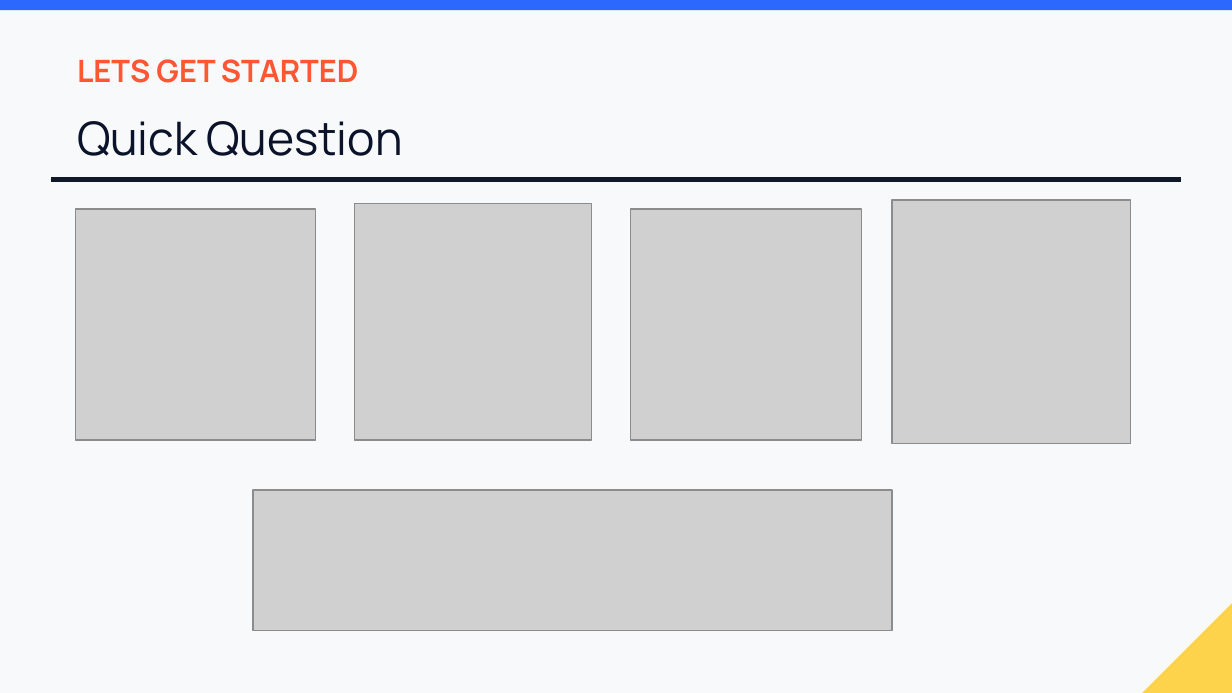
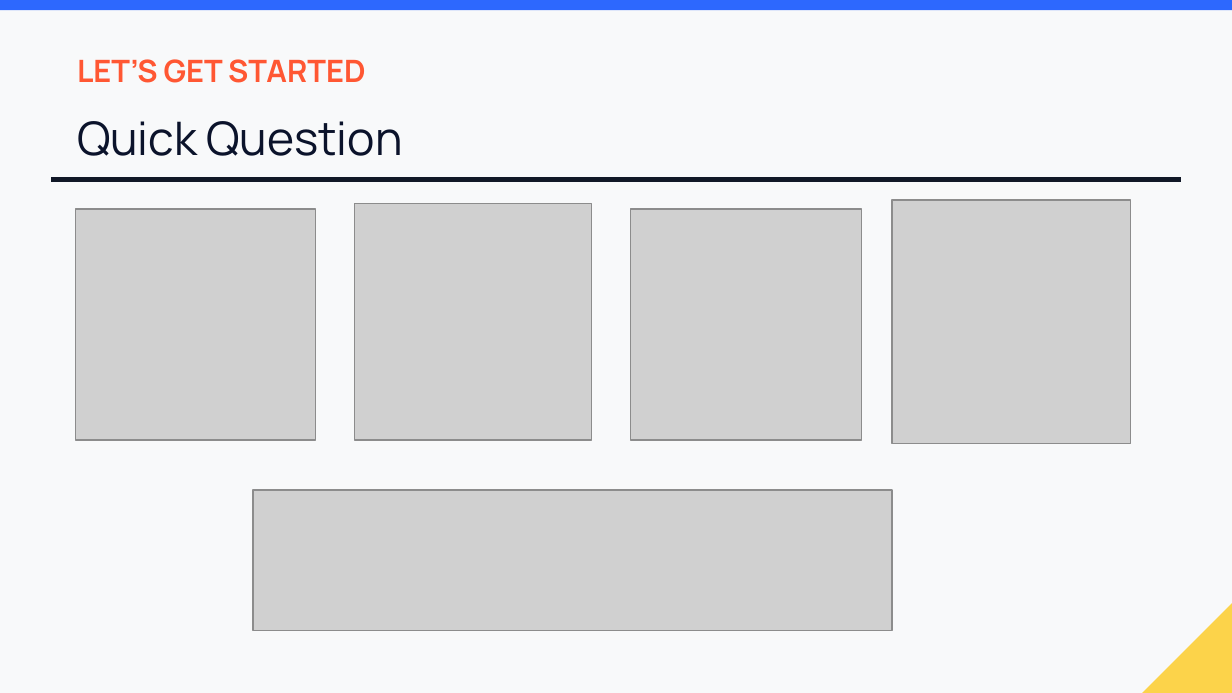
Before and after one commit to brinda-25/workshop, a slide deck: slide 3 of Day1/Campus_to_Company.pptx. Drawn at 1232x693 pixels with LibreOffice and Linux fonts; fonts in the diff are those of the drawing; grey boxes stand for pictures; background and template pictures are left out. Boxes give left, top, right and bottom in pixels: in the first picture for what was removed or moved away, otherwise in the second. Text is boxed around its words. In the diff, an @@ line names an element or a change of style, - is before the commit and + after.

```diff
--- a/Day1/Campus_to_Company.pptx
+++ b/Day1/Campus_to_Company.pptx
@@ text at <box>77,59,365,83</box>: text changed @@
-LETS GET STARTED
+LET’S GET STARTED
```
Also in this commit, not shown: 17 other slides changed, 6 slides added, 1 slide removed.
